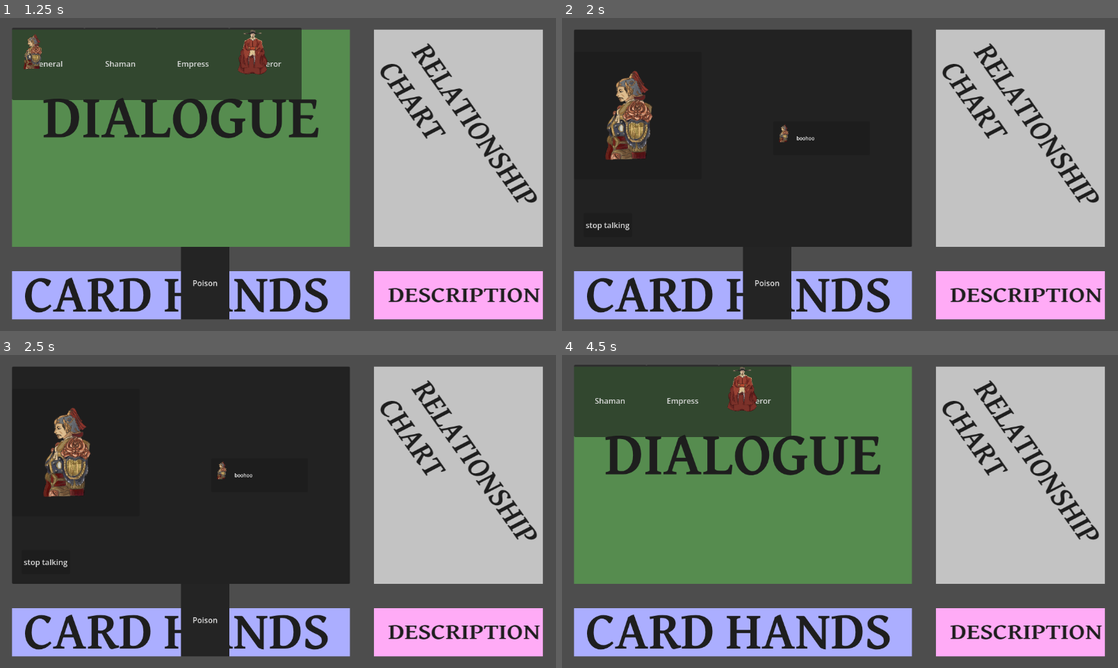
Above: before the commit, frames 1-4 (two rows, left to right).
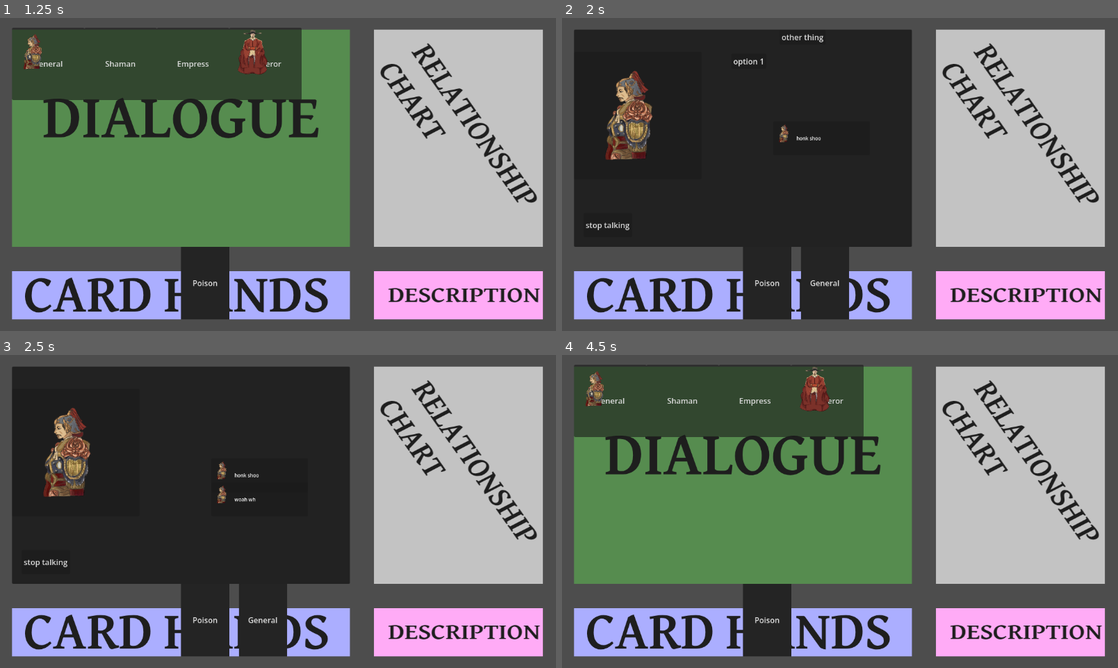
Above: after the commit, the same moments.

Repository: theroonguy/RoyaltyGameJam
Game: Godot game, scene res://ui/main_menu.tscn
Two runs of this game, one before a commit and one after it. Both use one fixed random seed, a clock stepped at 60 frames per second and the inputs below.
Inputs (mouse positions are in pixels of both pictures, inside the frame that each line leads up to):
- Up to frame 1 (1.25 s): click (278, 115) at 0.5 s
- Up to frame 2 (2 s): click "General" at 1.25 s
- Up to frame 3 (2.5 s): click (189, 398) at 2 s, where only the run after the commit has a clickable "option 1"
- Up to frame 4 (4.5 s): click "Poison" (after the commit: "General") at 2.75 s; click (639, 452) at 3.5 s; click "stop talking" at 4.25 s

Frame 1 is identical in both runs. In frame 2, 1.8% of the frame differs, in the area x 30-52%, y 5-97%; in frame 3, 1.8%; in frame 4, 5.6%, in the area x 4-55%, y 3-97%.

Commit message:
branching dialogue

Diff:
--- a/autoloads/game_manager.gd
+++ b/autoloads/game_manager.gd
@@ -35,6 +35,7 @@
 signal screen_changed(screen: Screen)
 
 signal dialogue_written(text: String, character: Character)
+signal dialogue_split(text1: String, option1: Dialogue, text2: String, option2: Dialogue, character: Character)
 
 func _ready() -> void:
 	var char_resources = get_all_resources_under("characters")
@@ -93,6 +94,9 @@
 
 func write_dialogue(text: String, character: Character) -> void:
 	dialogue_written.emit(text, character)
+
+func split_dialogue(text1: String, option1: Dialogue, text2: String, option2: Dialogue, character: Character) -> void:
+	dialogue_split.emit(text1, option1, text2, option2, character)
 
 func change_screen(screen: Screen) -> void:
 	current_screen = screen
--- /dev/null
+++ b/cards/general.tres
@@ -0,0 +1,8 @@
+[gd_resource type="Resource" script_class="Card" format=3 uid="uid://c7ynqrgn001t8"]
+
+[ext_resource type="Script" uid="uid://ok0arsecgw2i" path="res://cards/card.gd" id="1_t3x41"]
+
+[resource]
+script = ExtResource("1_t3x41")
+name = "General"
+metadata/_custom_type_script = "uid://ok0arsecgw2i"
--- a/characters/character.gd
+++ b/characters/character.gd
@@ -2,7 +2,8 @@
 class_name Character
 
 @export var name: String = ""
-@export var dialogue_chain: DialogueChain
+#@export var dialogue_chain: DialogueChain
+@export var dialogue: Dialogue
 @export var pic: CompressedTexture2D
 
 # how suspicious this character is of the player
--- a/characters/emperor/emperor.tres
+++ b/characters/emperor/emperor.tres
@@ -1,41 +1,31 @@
 [gd_resource type="Resource" script_class="Character" format=3 uid="uid://daq1xwmqrlcjt"]
 
 [ext_resource type="Script" uid="uid://hv71lve7e8qh" path="res://characters/character.gd" id="1_1tr3f"]
+[ext_resource type="Resource" uid="uid://dga72sm7gfx76" path="res://cards/empress.tres" id="1_giv83"]
 [ext_resource type="Texture2D" uid="uid://b5aqq0t3ognqx" path="res://characters/emperor/Emperor Default.png" id="1_hr512"]
-[ext_resource type="Script" uid="uid://c6unjfsym1itq" path="res://dialogue/dialogue.gd" id="1_yogio"]
-[ext_resource type="Resource" uid="uid://diy63ryrjj65u" path="res://cards/shaman.tres" id="2_1nsh7"]
 [ext_resource type="Script" uid="uid://3qpgq1q2rc7j" path="res://dialogue/give_card.gd" id="3_40exd"]
 [ext_resource type="Script" uid="uid://bpr0y8ly4cyud" path="res://dialogue/text.gd" id="4_1nsh7"]
-[ext_resource type="Script" uid="uid://d2glkdgq6ax4f" path="res://dialogue/dialogue_chain.gd" id="4_hl8t6"]
 
-[sub_resource type="Resource" id="Resource_bjpx8"]
+[sub_resource type="Resource" id="Resource_3v447"]
 script = ExtResource("3_40exd")
-card = ExtResource("2_1nsh7")
+card = ExtResource("1_giv83")
 metadata/_custom_type_script = "uid://3qpgq1q2rc7j"
 
-[sub_resource type="Resource" id="Resource_uxg3y"]
+[sub_resource type="Resource" id="Resource_hsb8p"]
 script = ExtResource("4_1nsh7")
-text = "he says this thin!"
+text = "my name is skyler white yo"
+next = SubResource("Resource_3v447")
 metadata/_custom_type_script = "uid://bpr0y8ly4cyud"
 
-[sub_resource type="Resource" id="Resource_xf2wg"]
+[sub_resource type="Resource" id="Resource_gl2vs"]
 script = ExtResource("4_1nsh7")
-text = "asdasdasd"
+text = "here's the thing bro"
+next = SubResource("Resource_hsb8p")
 metadata/_custom_type_script = "uid://bpr0y8ly4cyud"
-
-[sub_resource type="Resource" id="Resource_p0vhc"]
-script = ExtResource("4_1nsh7")
-text = "asdasdasdasdasda"
-metadata/_custom_type_script = "uid://bpr0y8ly4cyud"
-
-[sub_resource type="Resource" id="Resource_yssjy"]
-script = ExtResource("4_hl8t6")
-dialogue = Array[ExtResource("1_yogio")]([SubResource("Resource_bjpx8"), SubResource("Resource_uxg3y"), SubResource("Resource_xf2wg"), SubResource("Resource_p0vhc")])
-metadata/_custom_type_script = "uid://d2glkdgq6ax4f"
 
 [resource]
 script = ExtResource("1_1tr3f")
 name = "Emperor"
-dialogue_chain = SubResource("Resource_yssjy")
+dialogue = SubResource("Resource_gl2vs")
 pic = ExtResource("1_hr512")
 metadata/_custom_type_script = "uid://hv71lve7e8qh"
--- a/characters/general/general.tres
+++ b/characters/general/general.tres
@@ -1,24 +1,45 @@
 [gd_resource type="Resource" script_class="Character" format=3 uid="uid://dnmbpbshgh4ea"]
 
 [ext_resource type="Script" uid="uid://hv71lve7e8qh" path="res://characters/character.gd" id="1_004gg"]
-[ext_resource type="Script" uid="uid://c6unjfsym1itq" path="res://dialogue/dialogue.gd" id="1_sic06"]
+[ext_resource type="Resource" uid="uid://c7ynqrgn001t8" path="res://cards/general.tres" id="1_sic06"]
+[ext_resource type="Script" uid="uid://3qpgq1q2rc7j" path="res://dialogue/give_card.gd" id="2_8tmwt"]
 [ext_resource type="Script" uid="uid://bpr0y8ly4cyud" path="res://dialogue/text.gd" id="2_buo7l"]
-[ext_resource type="Script" uid="uid://d2glkdgq6ax4f" path="res://dialogue/dialogue_chain.gd" id="3_8tmwt"]
+[ext_resource type="Script" uid="uid://uc8ep36gysp7" path="res://dialogue/split.gd" id="2_diayr"]
 [ext_resource type="Texture2D" uid="uid://b5yq1ukc7ug5x" path="res://characters/general/General Default.png" id="4_diayr"]
 
-[sub_resource type="Resource" id="Resource_2puif"]
+[sub_resource type="Resource" id="Resource_owwxd"]
 script = ExtResource("2_buo7l")
-text = "boohoo"
+text = "woah what a great option1	"
 metadata/_custom_type_script = "uid://bpr0y8ly4cyud"
 
-[sub_resource type="Resource" id="Resource_pjj75"]
-script = ExtResource("3_8tmwt")
-dialogue = Array[ExtResource("1_sic06")]([SubResource("Resource_2puif")])
-metadata/_custom_type_script = "uid://d2glkdgq6ax4f"
+[sub_resource type="Resource" id="Resource_rlb0c"]
+script = ExtResource("2_buo7l")
+text = "this is so other"
+metadata/_custom_type_script = "uid://bpr0y8ly4cyud"
+
+[sub_resource type="Resource" id="Resource_buo7l"]
+script = ExtResource("2_diayr")
+text1 = "option 1"
+option1 = SubResource("Resource_owwxd")
+text2 = "other thing"
+option2 = SubResource("Resource_rlb0c")
+metadata/_custom_type_script = "uid://uc8ep36gysp7"
+
+[sub_resource type="Resource" id="Resource_sic06"]
+script = ExtResource("2_8tmwt")
+card = ExtResource("1_sic06")
+next = SubResource("Resource_buo7l")
+metadata/_custom_type_script = "uid://3qpgq1q2rc7j"
+
+[sub_resource type="Resource" id="Resource_0vnuy"]
+script = ExtResource("2_buo7l")
+text = "honk shoo"
+next = SubResource("Resource_sic06")
+metadata/_custom_type_script = "uid://bpr0y8ly4cyud"
 
 [resource]
 script = ExtResource("1_004gg")
 name = "General"
-dialogue_chain = SubResource("Resource_pjj75")
+dialogue = SubResource("Resource_0vnuy")
 pic = ExtResource("4_diayr")
 metadata/_custom_type_script = "uid://hv71lve7e8qh"
--- a/dialogue/dialogue.gd
+++ b/dialogue/dialogue.gd
@@ -1,5 +1,16 @@
 extends Resource
 class_name Dialogue
 
+@export var next: Dialogue
+var ref: Node
+
+func _run(character: Character) -> void:
+	pass
+
 func run(character: Character) -> void:
-	pass
+	_run(character)
+	if next:
+		if ref:
+			await ref.get_tree().create_timer(0.5).timeout
+		next.run(character)
+		next.ref = ref
--- a/dialogue/give_card.gd
+++ b/dialogue/give_card.gd
@@ -3,7 +3,7 @@
 
 @export var card: Card
 
-func run(character: Character) -> void:
+func _run(character: Character) -> void:
 	if not card:
 		printerr("No card selected")
 
--- /dev/null
+++ b/dialogue/split.gd
@@ -0,0 +1,10 @@
+extends Dialogue
+class_name DialogueSplit
+
+@export var text1: String
+@export var option1: Dialogue
+@export var text2: String
+@export var option2: Dialogue
+
+func run(character: Character) -> void:
+	GameManager.split_dialogue(text1, option1, text2, option2, character)
--- a/dialogue/text.gd
+++ b/dialogue/text.gd
@@ -3,7 +3,5 @@
 
 @export_multiline() var text: String = ""
 
-func run(character: Character) -> void:
-	# TODO: display to screen
-	print(text)
+func _run(character: Character) -> void:
 	GameManager.write_dialogue(text, character)
--- a/ui/dialogue/dialogue_region.gd
+++ b/ui/dialogue/dialogue_region.gd
@@ -5,9 +5,11 @@
 var num_messages: int = 0
 
 var queue: Array = []
+var buttons: Array
 
 func _ready() -> void:
 	GameManager.dialogue_written.connect(_on_dialogue_write)
+	GameManager.dialogue_split.connect(_on_split_dialogue)
 
 func _on_dialogue_write(text: String, character: Character) -> void:
 	var new_dialogue = DIALOGUE_BOX.instantiate()
@@ -16,3 +18,30 @@
 	new_dialogue.setup(character)
 	new_dialogue.write_text(text)
 	num_messages += 1
+
+func _on_split_dialogue(text1: String, option1: Dialogue, text2: String, option2: Dialogue, character: Character) -> void:
+	var button1 = Button.new()
+	button1.text = text1
+	var button2 = Button.new()
+	button2.text = text2
+
+	button1.position.y = num_messages * 50.0
+	button1.position.y = num_messages * 50.0
+
+	button1.position.x += 50
+	add_child(button1)
+
+	button2.position.x += 150
+	add_child(button2)
+
+	button1.pressed.connect(_on_option_chosen.bind(option1, character))
+	button2.pressed.connect(_on_option_chosen.bind(option2, character))
+
+	buttons.append(button1)
+	buttons.append(button2)
+
+func _on_option_chosen(option: Dialogue, character: Character) -> void:
+	option.run(character)
+
+	for button in buttons:
+		button.queue_free()
--- a/ui/dialogue/dialogue_screen.gd
+++ b/ui/dialogue/dialogue_screen.gd
@@ -11,7 +11,8 @@
 
 func start_dialogue():
 	if active_character:
-		active_character.dialogue_chain.run(active_character, self)
+		active_character.dialogue.ref = self  # allows resource to run timers
+		active_character.dialogue.run(active_character)
 		character.icon = active_character.pic
 
 func _on_stop():
@@ -22,6 +23,7 @@
 		show()
 	else:
 		hide()
+
 
 func _on_character_pressed() -> bool:
 	if not character:
Not shown, added: dialogue/split.gd.uid
